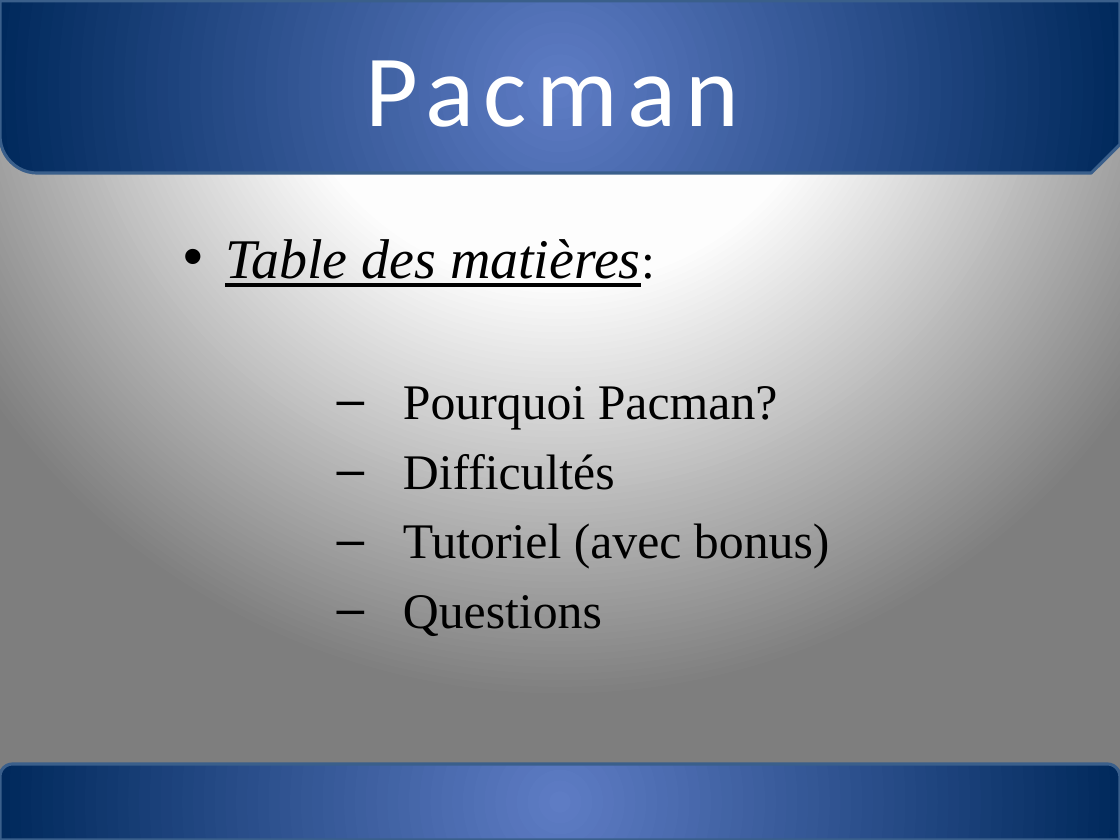
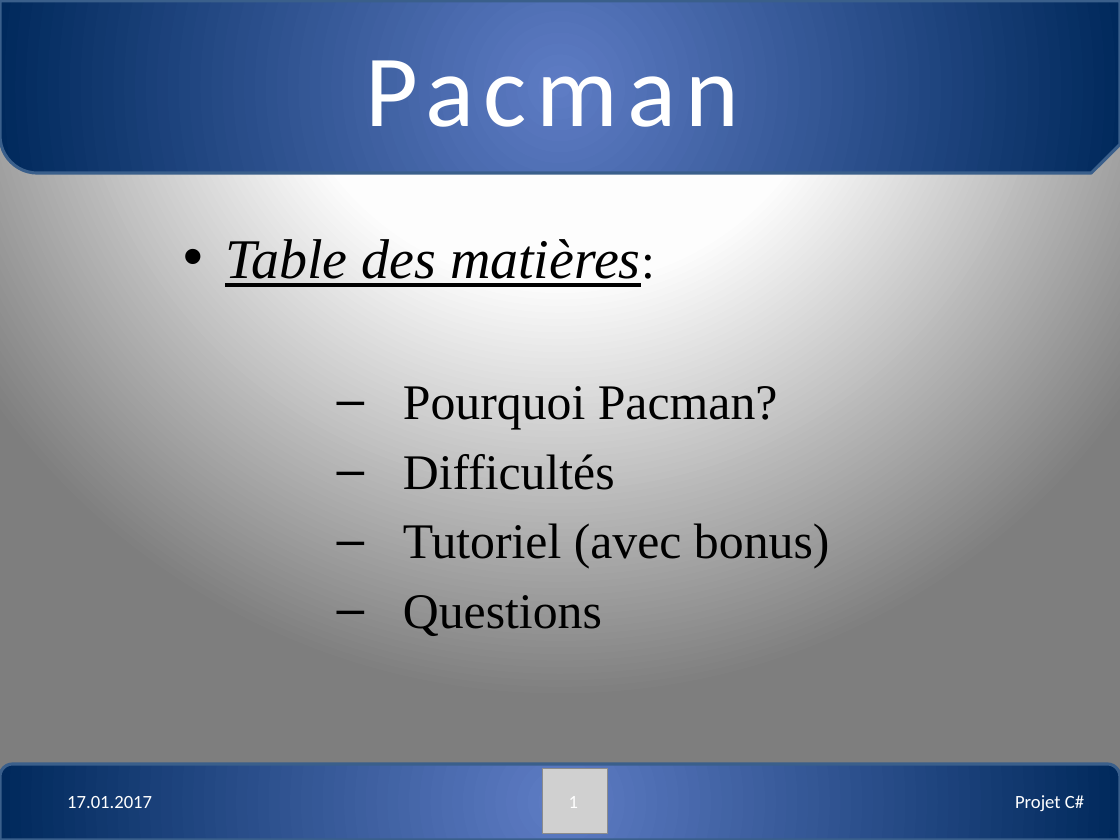
Before and after one commit to Noxcaedibux/ARCHIVE-pacman_cfc, a slide deck: slide 1 of doc/Pacman.pptx. Drawn at 1120x840 pixels with LibreOffice and Linux fonts; fonts in the diff are those of the drawing; grey boxes stand for pictures. Boxes give left, top, right and bottom in pixels: in the first picture for what was removed or moved away, otherwise in the second. Text is boxed around its words. In the diff, an @@ line names an element or a change of style, - is before the commit and + after.

```diff
--- a/doc/Pacman.pptx
+++ b/doc/Pacman.pptx
@@ picture added at bbox=[542, 768, 607, 833] @@
@@ text added at bbox=[67, 796, 152, 808], 12 pt, text #FFFFFF @@
+17.01.2017
@@ page number added at bbox=[569, 797, 578, 808], 12 pt, text #FFFFFF @@
+1
@@ text added at bbox=[1015, 795, 1084, 811], 12 pt, text #FFFFFF @@
+Projet C#
```
Also in this commit, not shown: 4 other slides changed.
